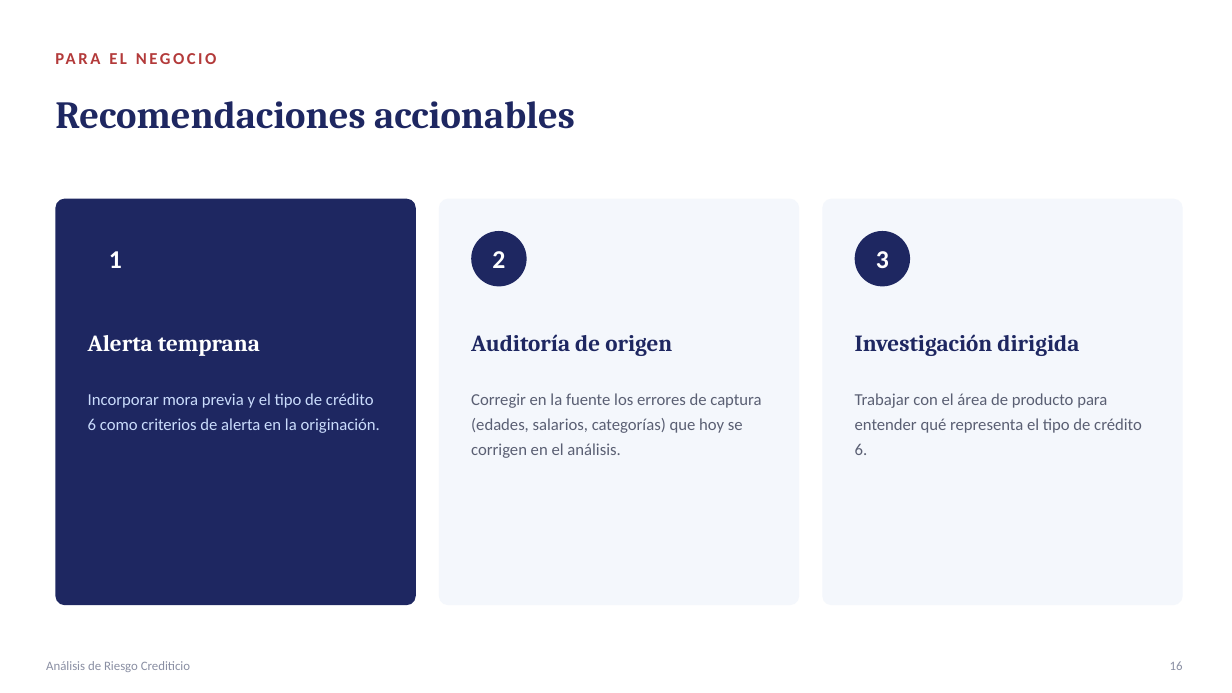
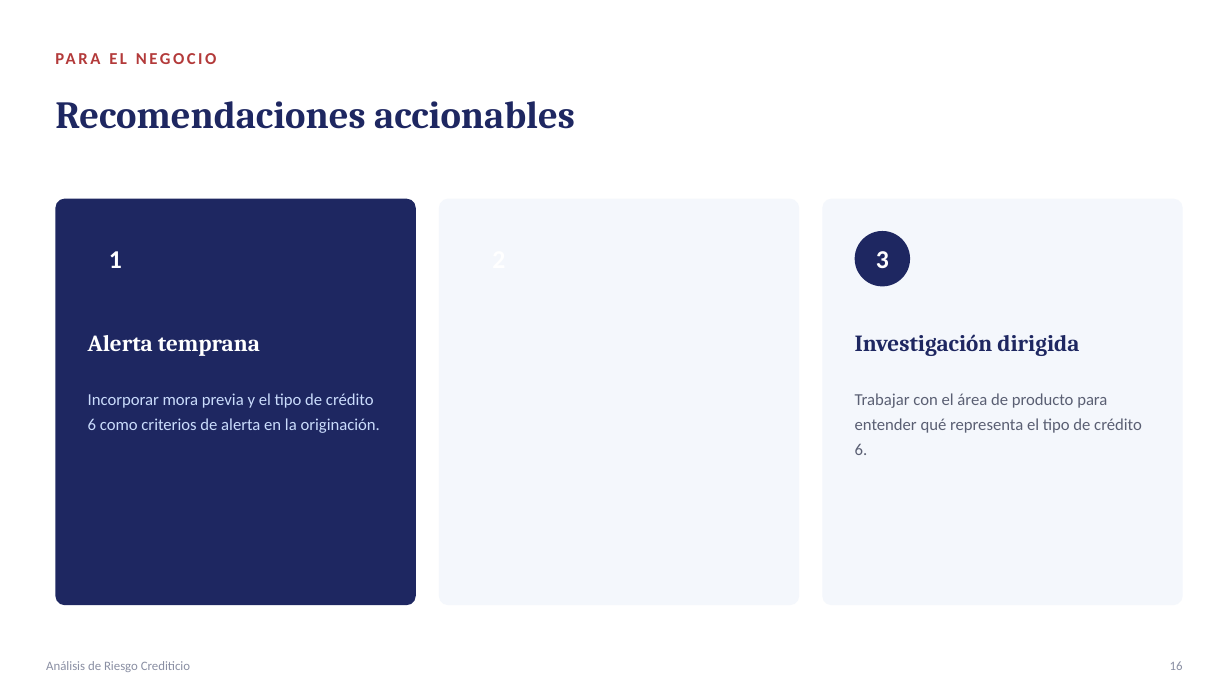
Before and after one commit to papiarcacamilo/MLOPS_CURSE, a slide deck: slide 16 of PRESENTACION.pptx. Drawn at 1232x693 pixels with LibreOffice and Linux fonts; fonts in the diff are those of the drawing. Boxes give left, top, right and bottom in pixels: in the first picture for what was removed or moved away, otherwise in the second. Text is boxed around its words. In the diff, an @@ line names an element or a change of style, - is before the commit and + after.

```diff
--- a/PRESENTACION.pptx
+++ b/PRESENTACION.pptx
@@ ellipse removed at [471, 231, 527, 287] @@
@@ text removed at [492, 251, 505, 268] @@
-2
@@ text removed at [471, 334, 672, 356] @@
-Auditoría de origen
@@ text removed at [471, 393, 761, 458] @@
-Corregir en la fuente los errores de captura (edades, salarios, categorías) que hoy se corrigen en el análisis.
```
Also in this commit, not shown: 11 other slides changed, 1 other file.
